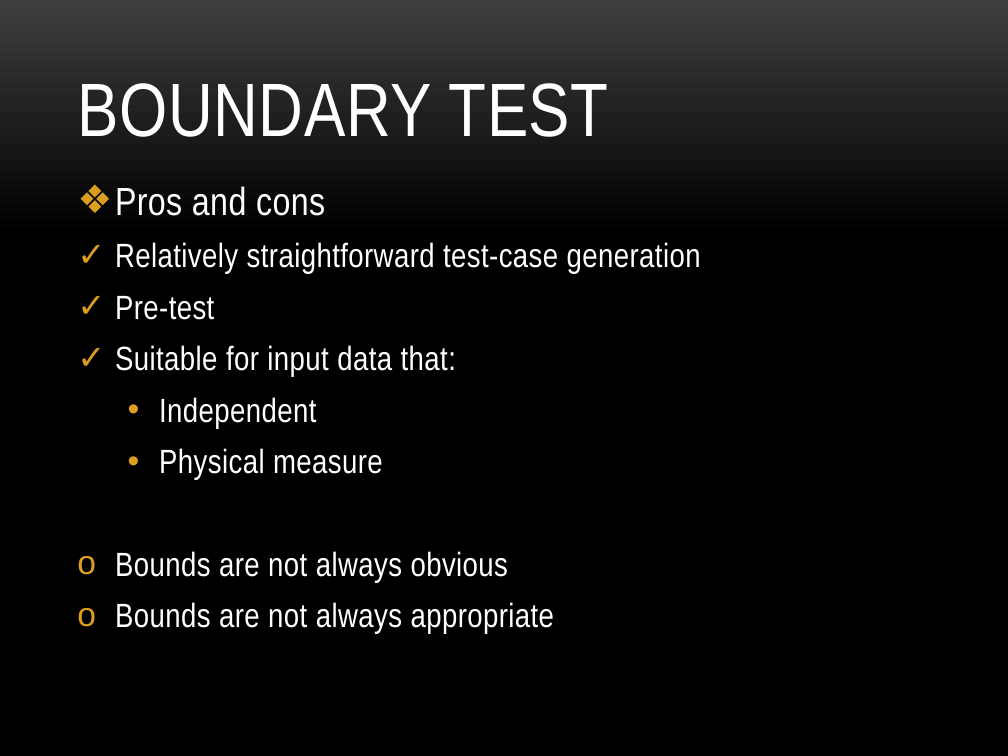
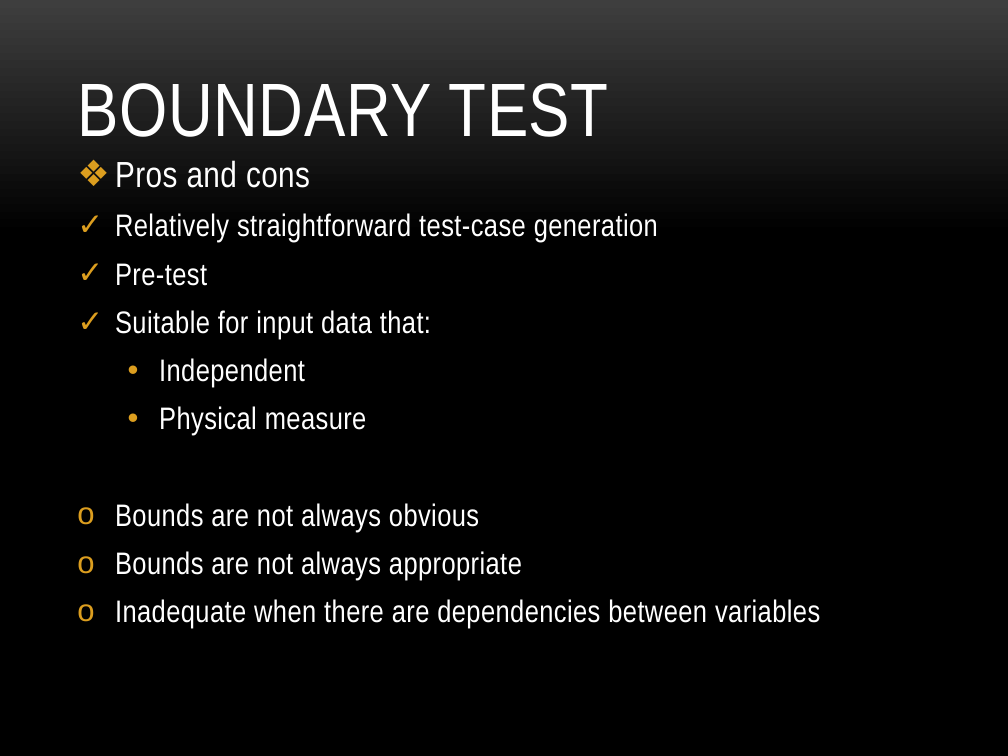
Before and after one commit to khoanguyen/UnitTestDemo, a slide deck: slide 4 of UnitTest.pptx. Drawn at 1008x756 pixels with LibreOffice and Linux fonts; fonts in the diff are those of the drawing; background and template pictures are left out. Boxes give left, top, right and bottom in pixels: in the first picture for what was removed or moved away, otherwise in the second. Text is boxed around its words. In the diff, an @@ line names an element or a change of style, - is before the commit and + after.

```diff
--- a/UnitTest.pptx
+++ b/UnitTest.pptx
@@ text "Pros and cons": place and size @@
-text "Pros and cons" at (115,186,701,634)
+text "Pros and cons" at (115,160,820,628)
@@ text at (115,160,658,580): size 28 to 25.9 pt in "Pros and cons"; size 24 to 22.2 pt in "Relatively straightforward test-case generation", "Pre-test", "Suitable for input data that:", "Independent" and 3 more places @@
@@ text at (115,599,820,628): paragraph added @@
+o Inadequate when there are dependencies between variables
```
Also in this commit, not shown: 1 other file.
